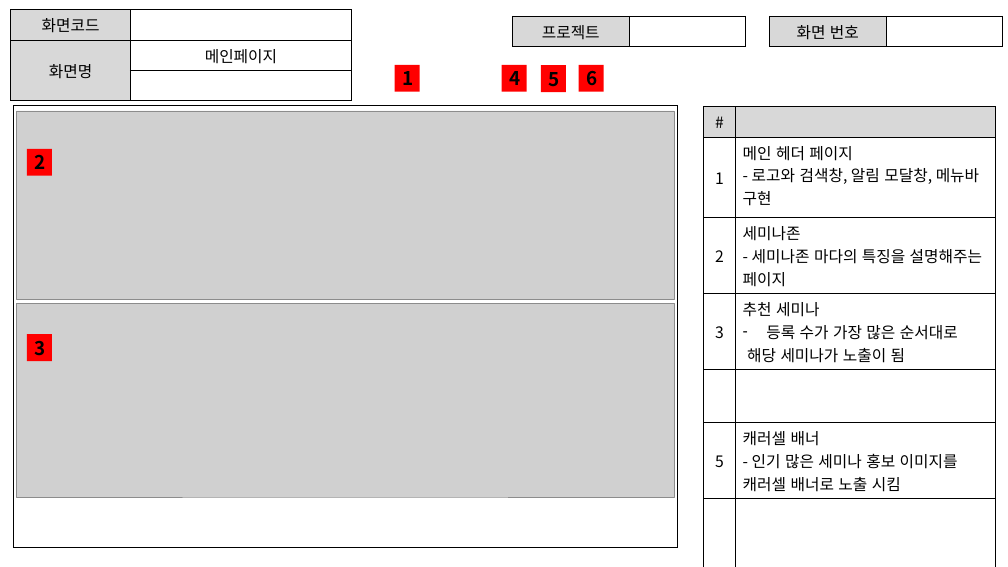
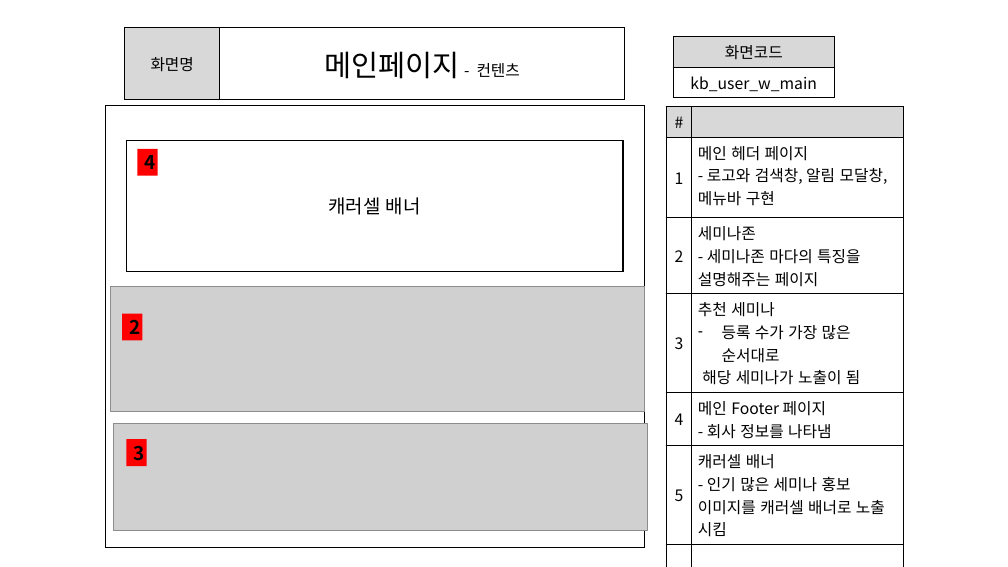
Before and after one commit to ezenteam2/e-Zone, a slide deck: slide 4 of 0 발표용 파워포인트/0403 1차발표/0403 project05 - 파워포인트 - 기범.pptx (slide 3 before the commit). Drawn at 1008x567 pixels with LibreOffice and Linux fonts; fonts in the diff are those of the drawing; grey boxes stand for pictures. Boxes give left, top, right and bottom in pixels: in the first picture for what was removed or moved away, otherwise in the second. Text is boxed around its words. In the diff, an @@ line names an element or a change of style, - is before the commit and + after.

```diff
--- a/0 발표용 파워포인트/0403 1차발표/0403 project05 - 파워포인트 - 기범.pptx
+++ b/0 발표용 파워포인트/0403 1차발표/0403 project05 - 파워포인트 - 기범.pptx
@@ table at <box>125,27,625,98</box> @@
-row 1: 화면코드 | 
-row 2: 화면명 | 메인페이지
-row 3:  | 
+row 1: 화면명 | 메인페이지 - 컨텐츠
@@ table: place and size @@
-table at <box>11,10,352,89</box>
+table at <box>125,27,625,98</box>
@@ table removed at <box>513,17,746,43</box>, 1 rows, 2 columns @@
-프로젝트 | 
@@ table removed at <box>770,17,1003,44</box>, 1 rows, 2 columns @@
-화면 번호 | 
@@ table added at <box>674,37,835,96</box>, 2 rows, 1 columns @@
+화면코드
+kb_user_w_main
@@ text "1" rewrapped from <box>395,65,420,91</box> to <box>423,66,434,79</box> @@
@@ rectangle: place and size @@
-rectangle at <box>541,65,566,91</box>
+rectangle at <box>534,65,554,91</box>
@@ text in rectangle at <box>548,72,559,87</box>: text removed @@
-5
@@ rectangle: place and size @@
-rectangle at <box>578,65,603,91</box>
+rectangle at <box>565,65,585,91</box>
@@ text in rectangle at <box>586,70,597,86</box>: text removed @@
-6
@@ rectangle: place and size @@
-rectangle at <box>13,105,677,547</box>
+rectangle at <box>105,105,645,547</box>
@@ table at <box>666,107,904,567</box> @@
-row 5, column 1: 
+row 5, column 1: 4
-row 5, column 2: 
+row 5, column 2: 메인 Footer 페이지 / - 회사 정보를 나타냄
@@ table: place and size @@
-table at <box>704,107,996,537</box>
+table at <box>666,107,904,567</box>
@@ rectangle added at <box>126,141,623,271</box>, outline #000000 1 pt, 18 pt, text #000000 @@
+캐러셀 배너
@@ rectangle "4": place and size @@
-rectangle "4" at <box>502,65,527,91</box>
+rectangle "4" at <box>138,149,158,175</box>
@@ picture: place and size @@
-picture at <box>16,111,674,299</box>
+picture at <box>110,287,645,411</box>
@@ rectangle "2": place and size @@
-rectangle "2" at <box>27,149,52,175</box>
+rectangle "2" at <box>122,314,142,340</box>
@@ picture: place and size @@
-picture at <box>16,303,674,497</box>
+picture at <box>113,423,648,530</box>
@@ rectangle "3": place and size @@
-rectangle "3" at <box>27,334,52,361</box>
+rectangle "3" at <box>126,439,147,466</box>
```
Also in this commit, not shown: 3 other slides changed, 3 slides added, 1 slide removed.
